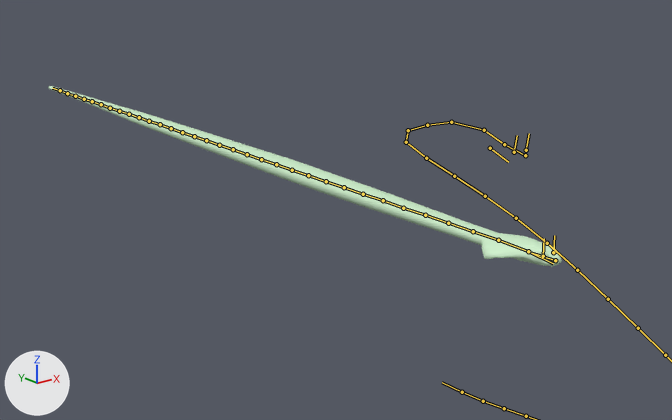
One commit to the Blender file level_data/space_ship/snake_v4_.blend: the scene before it, then after it.
One viewpoint serves both versions: a 50 mm lens placed at (-9.69, -7.31, 4.39), pointed at (1.41, 6.57, -1.16). Lighting does not change. The marker at lower left points along +X, +Y and +Z. The bones that bend it are drawn over the model as lines.
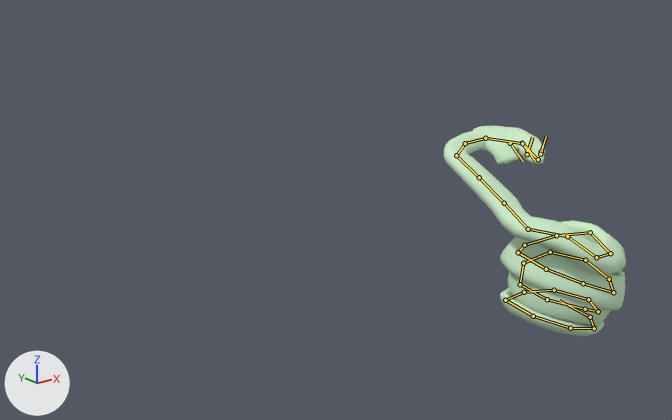
The newer file adds an action. The first version stands in its rest pose; the second is drawn at frame 133 of the action 'anim_ensnare_1.001'.

Location of each change, [x1, y1, x2, y2] in pixels of the pictures (672 x 420 px):
'Sphere.001', posed (64% narrower, 16% taller): before [48, 86, 562, 267]; after [444, 126, 626, 337]
bone 'Neck.004', root to tip: before (555, 260) to (529, 252); after (538, 159) to (522, 143)
bone 'Neck.005', root to tip: before (528, 251) to (498, 240); after (522, 143) to (485, 138)
bone 'Neck.006', root to tip: before (498, 240) to (473, 231); after (485, 138) to (465, 143)
bone 'Neck.007', root to tip: before (473, 231) to (448, 223); after (465, 143) to (456, 155)
bone 'Neck.008', root to tip: before (448, 223) to (425, 215); after (456, 155) to (479, 177)
bone 'Neck.009', root to tip: before (425, 215) to (403, 208); after (479, 177) to (504, 203)
bone 'Neck.010', root to tip: before (403, 208) to (383, 200); after (504, 203) to (528, 229)
bone 'Neck.011', root to tip: before (383, 200) to (363, 194); after (528, 229) to (567, 236)
bone 'Neck.012', root to tip: before (363, 194) to (344, 187); after (567, 236) to (596, 257)
bone 'Neck.013', root to tip: before (344, 187) to (326, 181); after (596, 257) to (610, 253)
bone 'Neck.014', root to tip: before (326, 181) to (308, 175); after (610, 253) to (590, 232)
bone 'Neck.015', root to tip: before (308, 175) to (292, 170); after (590, 232) to (556, 235)
bone 'Neck.016', root to tip: before (292, 170) to (276, 164); after (556, 235) to (524, 245)
bone 'Neck.017', root to tip: before (276, 164) to (261, 159); after (524, 245) to (518, 252)
bone 'Neck.018', root to tip: before (261, 159) to (247, 154); after (518, 252) to (546, 269)
bone 'Neck.019', root to tip: before (247, 154) to (233, 149); after (546, 269) to (583, 283)
bone 'Neck.020', root to tip: before (233, 149) to (219, 145); after (583, 283) to (613, 292)
bone 'Neck.021', root to tip: before (219, 145) to (206, 140); after (613, 292) to (609, 279)
bone 'Neck.022', root to tip: before (206, 140) to (194, 136); after (609, 279) to (585, 260)
bone 'Neck.023', root to tip: before (194, 136) to (182, 132); after (585, 260) to (550, 252)
bone 'Neck.024', root to tip: before (182, 132) to (171, 128); after (550, 252) to (523, 263)
bone 'Neck.025', root to tip: before (171, 128) to (160, 124); after (523, 263) to (520, 284)
bone 'Neck.026', root to tip: before (160, 124) to (149, 121); after (520, 284) to (547, 299)
bone 'Neck.027', root to tip: before (149, 121) to (139, 117); after (547, 299) to (585, 309)
bone 'Neck.028', root to tip: before (139, 117) to (129, 114); after (585, 309) to (598, 311)
bone 'Neck.029', root to tip: before (129, 114) to (119, 111); after (598, 311) to (588, 299)
bone 'Neck.030', root to tip: before (119, 111) to (110, 108); after (588, 299) to (554, 290)
bone 'Neck.031', root to tip: before (110, 108) to (101, 104); after (554, 290) to (524, 292)
bone 'Neck.032', root to tip: before (101, 104) to (92, 101); after (524, 292) to (505, 300)
bone 'Neck.033', root to tip: before (92, 101) to (84, 99); after (505, 300) to (533, 316)
bone 'Neck.034', root to tip: before (84, 99) to (75, 96); after (533, 316) to (570, 328)
bone 'Neck.035', root to tip: before (75, 96) to (67, 93); after (570, 328) to (594, 328)
bone 'Neck.036', root to tip: before (67, 93) to (60, 90); after (594, 328) to (590, 317)
bone 'Neck.037', root to tip: before (60, 90) to (52, 88); after (590, 317) to (559, 300)

The edits, one by one:
Bone 'Neck.004' (bone_neck_004) moves from (0.0, 0.0, 0.0) to (0.52, 0.8, 1.17).
Bone 'Neck.004' (bone_neck_004) turns from (0, 0, 0) to (19, 3, -18) degrees about its own x, y and z.
Bone 'Neck.005' (bone_neck_005) moves from (0.0, 0.0, 0.0) to (0.0, -0.01, 0.0).
Bone 'Neck.005' (bone_neck_005) turns from (0, 0, 0) to (-1, 1, 69) degrees about its own x, y and z.
Bone 'Neck.006' (bone_neck_006) turns from (0, 0, 0) to (9, -4, 46) degrees about its own x, y and z.
Bone 'Neck.007' (bone_neck_007) turns from (0, 0, 0) to (1, 0, 23) degrees about its own x, y and z.
Bone 'Neck.008' (bone_neck_008) turns from (0, 0, 0) to (-3, 2, 56) degrees about its own x, y and z.
Bone 'Neck.009' (bone_neck_009) turns from (0, 0, 0) to (-7, 0, 8) degrees about its own x, y and z.
Bone 'Neck.010' (bone_neck_010) turns from (0, 0, 0) to (3, 0, -8) degrees about its own x, y and z.
Bone 'Neck.011' (bone_neck_011) turns from (0, 0, 0) to (17, -6, 40) degrees about its own x, y and z.
Bone 'Neck.012' (bone_neck_012) turns from (0, 0, 0) to (-31, 3, 10) degrees about its own x, y and z.
Bone 'Neck.013' (bone_neck_013) turns from (0, 0, 0) to (1, 0, 51) degrees about its own x, y and z.
Bone 'Neck.014' (bone_neck_014) turns from (0, 0, 0) to (-11, 6, 60) degrees about its own x, y and z.
Bone 'Neck.015' (bone_neck_015) turns from (0, 0, 0) to (-45, 4, 10) degrees about its own x, y and z.
Bone 'Neck.016' (bone_neck_016) turns from (0, 0, 0) to (-28, 11, 41) degrees about its own x, y and z.
Bone 'Neck.017' (bone_neck_017) turns from (0, 0, 0) to (-26, 11, 45) degrees about its own x, y and z.
Bone 'Neck.018' (bone_neck_018) turns from (0, 0, 0) to (-54, 11, 22) degrees about its own x, y and z.
Bone 'Neck.019' (bone_neck_019) turns from (0, 0, 0) to (-35, 4, 14) degrees about its own x, y and z.
Bone 'Neck.020' (bone_neck_020) turns from (0, 0, 0) to (-26, 2, 8) degrees about its own x, y and z.
Bone 'Neck.021' (bone_neck_021) turns from (0, 0, 0) to (-58, 14, 26) degrees about its own x, y and z.
Bone 'Neck.022' (bone_neck_022) turns from (0, 0, 0) to (-33, 5, 17) degrees about its own x, y and z.
Bone 'Neck.023' (bone_neck_023) turns from (0, 0, 0) to (-45, 2, 5) degrees about its own x, y and z.
Bone 'Neck.024' (bone_neck_024) turns from (0, 0, 0) to (-51, 0, 0) degrees about its own x, y and z.
Bone 'Neck.025' (bone_neck_025) turns from (0, 0, 0) to (-43, 1, 2) degrees about its own x, y and z.
Bone 'Neck.026' (bone_neck_026) turns from (0, 0, 0) to (-47, 5, 12) degrees about its own x, y and z.
Bone 'Neck.027' (bone_neck_027) turns from (0, 0, 0) to (-47, -4, -10) degrees about its own x, y and z.
Bone 'Neck.028' (bone_neck_028) turns from (0, 0, 0) to (-49, -11, -24) degrees about its own x, y and z.
Bone 'Neck.029' (bone_neck_029) turns from (0, 0, 0) to (-42, -2, -4) degrees about its own x, y and z.
Bone 'Neck.030' (bone_neck_030) turns from (0, 0, 0) to (-49, -12, -27) degrees about its own x, y and z.
Bone 'Neck.031' (bone_neck_031) turns from (0, 0, 0) to (-43, -11, -27) degrees about its own x, y and z.
Bone 'Neck.032' (bone_neck_032) turns from (0, 0, 0) to (-22, -3, -15) degrees about its own x, y and z.
Bone 'Neck.033' (bone_neck_033) turns from (0, 0, 0) to (-57, -23, -42) degrees about its own x, y and z.
Bone 'Neck.034' (bone_neck_034) turns from (0, 0, 0) to (-24, -5, -23) degrees about its own x, y and z.
Bone 'Neck.035' (bone_neck_035) turns from (0, 0, 0) to (-32, -11, -37) degrees about its own x, y and z.
Bone 'Neck.036' (bone_neck_036) turns from (0, 0, 0) to (-31, -9, -32) degrees about its own x, y and z.
Bone 'Neck.037' (bone_neck_037) turns from (0, 0, 0) to (-40, -13, -36) degrees about its own x, y and z.
